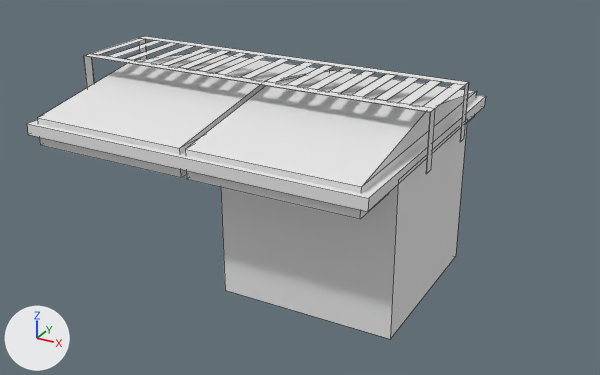
One commit to the OBJ model resources/generated/locomotives/combustion/df5/models/block/df5/carport/df5_cooling_fan.obj: the scene before it, then after it.
The view is the same before and after, from a 50 mm camera at (2.31, -4.34, 2.4) aimed at (0.24, -0.56, 0.51). Every picture has the same lights, and +X, +Y and +Z are marked at lower left. Mesh edges are drawn as thin lines. Where no turn or scale is listed for an object, it has been applied to the vertices. Vertices at the same position are counted once.

The older version as bpy lines, for what is in view:
```python
me_cube_selection = bpy.data.meshes.new('cube_selection')
me_cube_selection.from_pydata(...)  # 206 vertices, 85 faces; spans x -1.06..1.06, y -1.35..0.31, z 0.0..1.16
me_cube_selection.materials.append(mat_m_44df5f94_1537_e300_37c5_b36a09b50247)  # white #e7e7e7
ob_cube_selection = bpy.data.objects.new('cube_selection', me_cube_selection)
ob_cube_selection.location = (0.0, 0.0, 0.0)
```
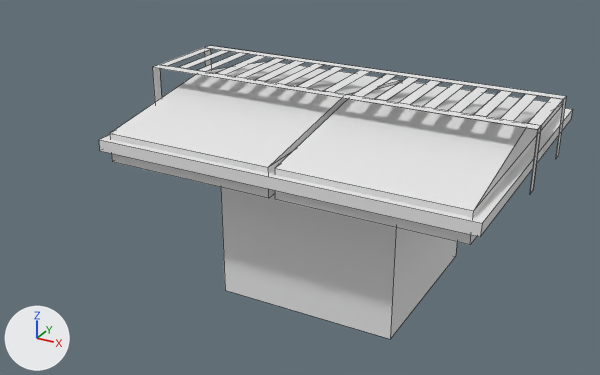
Location of each change, (x1, y1, x2, y2) in pixels of the pictures (600 x 375 px; the box of a moved part takes in the faces that stretch with it):
'cube_selection', reshaped
    before: (27, 36, 486, 339)
    after: (99, 45, 573, 339)
part 1 of me_cube_selection, moved or reshaped
    before: (37, 52, 329, 178)
    after: (110, 62, 402, 198)
part 2 of me_cube_selection, moved or reshaped
    before: (185, 70, 477, 219)
    after: (275, 82, 563, 245)
part 3 of me_cube_selection, moved or reshaped
    before: (27, 95, 486, 211)
    after: (99, 108, 573, 237)
part 4 of me_cube_selection, moved or reshaped
    before: (83, 39, 469, 174)
    after: (152, 49, 566, 194)
part 5 of me_cube_selection, moved or reshaped
    before: (85, 36, 468, 112)
    after: (154, 45, 566, 130)
part 6 of me_cube_selection, moved or reshaped
    before: (178, 50, 230, 69)
    after: (255, 61, 304, 81)
part 7 of me_cube_selection, moved or reshaped
    before: (265, 62, 315, 83)
    after: (353, 74, 397, 97)
part 8 of me_cube_selection, moved or reshaped
    before: (286, 65, 334, 86)
    after: (375, 77, 418, 101)
part 9 of me_cube_selection, moved or reshaped
    before: (308, 68, 355, 90)
    after: (398, 80, 441, 105)
part 10 of me_cube_selection, moved or reshaped
    before: (109, 40, 465, 169)
    after: (178, 50, 563, 195)

What the commit changed:
me_cube_selection is used by ob_cube_selection; location (0.0, 0.0, 0.0).
me_cube_selection had 206 vertices, 85 faces and spanned x -1.06..1.06, y -1.35..0.31, z 0.0..1.16.
me_cube_selection now has 206 vertices, 85 faces and spans x -0.56..1.56, y -1.35..0.31, z 0.0..1.16.
me_cube_selection part 1: the loose piece of 11 vertices spanning x -0.95..-0.01, y -1.32..0.28, z 0.8..1.08 is moved by (0.5, 0.0, 0.0).
me_cube_selection part 2: the loose piece of 11 vertices spanning x 0.02..0.96, y -1.32..0.28, z 0.8..1.08 is moved by (0.5, 0.0, 0.0).
me_cube_selection part 3: the loose piece of 8 vertices spanning x -1.0..1.01, y -1.35..0.31, z 0.86..0.92 is moved by (0.5, 0.0, 0.0).
me_cube_selection part 4: the loose piece of 28 vertices spanning x -1.06..1.06, y -0.8..-0.24, z 0.84..1.16 is moved by (0.5, 0.0, 0.0).
me_cube_selection part 5: the loose piece of 12 vertices spanning x -1.06..1.06, y -0.8..-0.24, z 1.16 is moved by (0.5, 0.0, 0.0).
me_cube_selection part 6: the loose piece of 4 vertices spanning x -0.44..-0.38, y -0.74..-0.3, z 1.16 is moved by (0.5, 0.0, 0.0).
me_cube_selection part 7: the loose piece of 4 vertices spanning x 0.12..0.19, y -0.74..-0.3, z 1.16 is moved by (0.5, 0.0, 0.0).
me_cube_selection part 8: the loose piece of 4 vertices spanning x 0.25..0.31, y -0.74..-0.3, z 1.16 is moved by (0.5, 0.0, 0.0).
me_cube_selection part 9: the loose piece of 4 vertices spanning x 0.38..0.44, y -0.74..-0.3, z 1.16 is moved by (0.5, 0.0, 0.0).
me_cube_selection part 10: 52 of the vertices in x -0.94..1.06, y -0.8..-0.24, z 0.84..1.16 are moved by (0.5, 0.0, 0.0).
